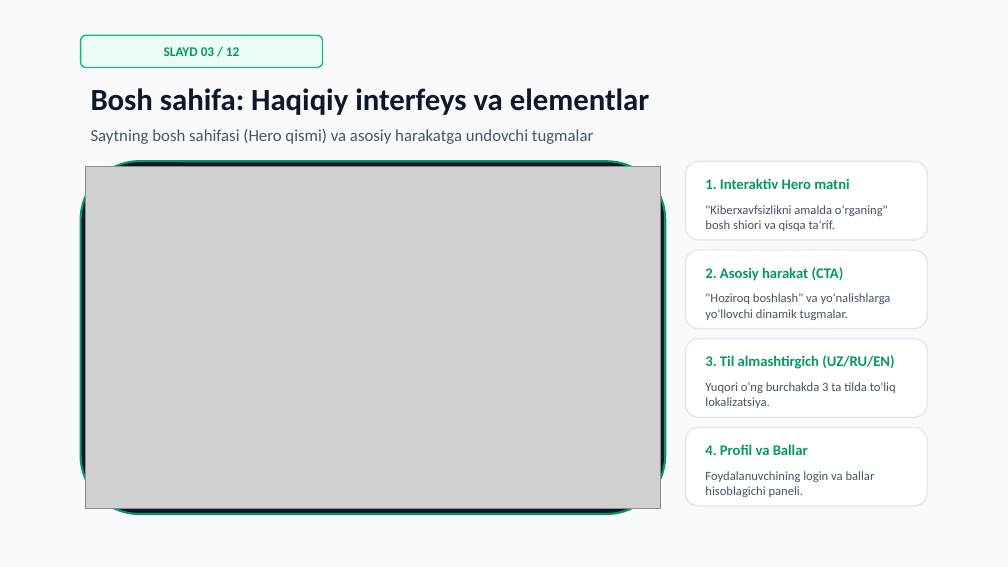
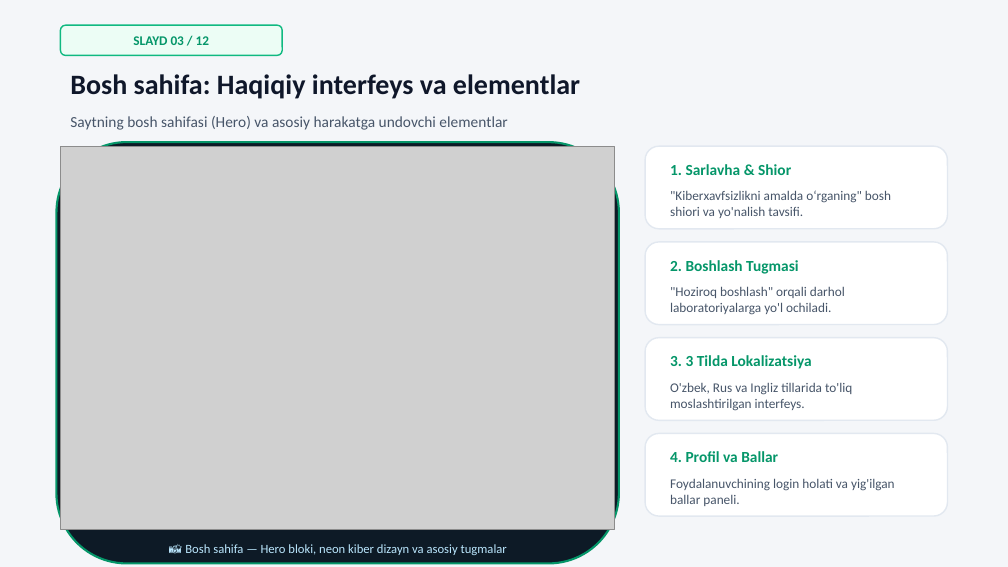
Before and after one commit to bexruzabduraxmonov/kiber-qoriqchi, a slide deck: slide 3 of KiberQoriqchi_Prezentatsiya.pptx. Drawn at 1008x567 pixels with LibreOffice and Linux fonts; fonts in the diff are those of the drawing; grey boxes stand for pictures. Boxes give left, top, right and bottom in pixels: in the first picture for what was removed or moved away, otherwise in the second. Text is boxed around its words. In the diff, an @@ line names an element or a change of style, - is before the commit and + after.

Commit message:
feat: barcha 12 ta slaydga real screenshotlar va yangilangan rasmlar qoshildi

```diff
--- a/KiberQoriqchi_Prezentatsiya.pptx
+++ b/KiberQoriqchi_Prezentatsiya.pptx
@@ background #F8FAFC to #F4F6F9 @@
@@ text "SLAYD 03 / 12": place and size @@
-text "SLAYD 03 / 12" at [164, 47, 239, 56]
+text "SLAYD 03 / 12" at [133, 36, 209, 45]
@@ rounded rectangle: place and size @@
-rounded rectangle at [81, 35, 323, 68]
+rounded rectangle at [60, 25, 282, 55]
@@ text "Bosh sahifa: Haqiqiy interfeys va ...": place and size @@
-text "Bosh sahifa: Haqiqiy interfeys va ..." at [91, 88, 650, 115]
+text "Bosh sahifa: Haqiqiy interfeys va ..." at [70, 74, 580, 99]
@@ text "Bosh sahifa: Haqiqiy interfeys va ..." at [70, 74, 580, 99]: size 22 to 20 pt @@
@@ text at [70, 116, 507, 130]: text changed; size 12 to 11 pt @@
-Saytning bosh sahifasi (Hero qismi) va asosiy harakatga undovchi tugmalar
+Saytning bosh sahifasi (Hero) va asosiy harakatga undovchi elementlar
@@ rounded rectangle: place and size @@
-rounded rectangle at [81, 161, 665, 514]
+rounded rectangle at [56, 142, 619, 563]
@@ rounded rectangle at [56, 142, 619, 563]: fill #0F172A to #0D1A26 @@
@@ picture: place and size @@
-picture at [86, 166, 660, 509]
+picture at [60, 146, 615, 529]
@@ rounded rectangle: place and size @@
-rounded rectangle at [685, 161, 927, 240]
+rounded rectangle at [645, 146, 948, 229]
@@ text added at [670, 164, 791, 175], 11 pt, text #059669, bold @@
+1. Sarlavha & Shior
@@ text removed at [705, 178, 849, 189] @@
-1. Interaktiv Hero matni
@@ text at [670, 190, 891, 218]: text changed; size 9 to 9.5 pt @@
-"Kiberxavfsizlikni amalda o‘rganing" bosh shiori va qisqa ta'rif.
+"Kiberxavfsizlikni amalda o‘rganing" bosh shiori va yo'nalish tavsifi.
@@ rounded rectangle: place and size @@
-rounded rectangle at [685, 250, 927, 329]
+rounded rectangle at [645, 242, 948, 325]
@@ text at [670, 260, 799, 274]: text changed; size 9 to 11 pt; text colour #475569 to #059669; bold on @@
-"Hoziroq boshlash" va yo'nalishlarga yo'llovchi dinamik tugmalar.
+2. Boshlash Tugmasi
@@ text removed at [705, 267, 844, 281] @@
-2. Asosiy harakat (CTA)
@@ text added at [670, 286, 845, 315], 9.5 pt, text #475569 @@
+"Hoziroq boshlash" orqali darhol laboratoriyalarga yo'l ochiladi.
@@ rounded rectangle: place and size @@
-rounded rectangle at [685, 339, 927, 417]
+rounded rectangle at [645, 338, 948, 420]
@@ text at [670, 355, 811, 369]: text changed; size 9 to 11 pt; text colour #475569 to #059669; bold on @@
-Yuqori o'ng burchakda 3 ta tilda to'liq lokalizatsiya.
+3. 3 Tilda Lokalizatsiya
@@ text removed at [705, 355, 894, 369] @@
-3. Til almashtirgich (UZ/RU/EN)
@@ text added at [670, 382, 852, 411], 9.5 pt, text #475569 @@
+O'zbek, Rus va Ingliz tillarida to'liq moslashtirilgan interfeys.
@@ rounded rectangle: place and size @@
-rounded rectangle at [685, 427, 927, 506]
+rounded rectangle at [645, 433, 948, 516]
@@ text "4. Profil va Ballar": place and size @@
-text "4. Profil va Ballar" at [705, 444, 808, 455]
+text "4. Profil va Ballar" at [670, 451, 778, 462]
@@ text "4. Profil va Ballar" at [670, 451, 778, 462]: size 10.5 to 11 pt @@
@@ text at [670, 478, 895, 506]: text changed; size 9 to 9.5 pt @@
-Foydalanuvchining login va ballar hisoblagichi paneli.
+Foydalanuvchining login holati va yig'ilgan ballar paneli.
@@ text added at [185, 544, 507, 555], 9 pt, text #BAE6FD @@
+📸 Bosh sahifa — Hero bloki, neon kiber dizayn va asosiy tugmalar
```
Also in this commit, not shown: 8 other slides changed, 3 slides added, 3 slides removed, 10 other files.
